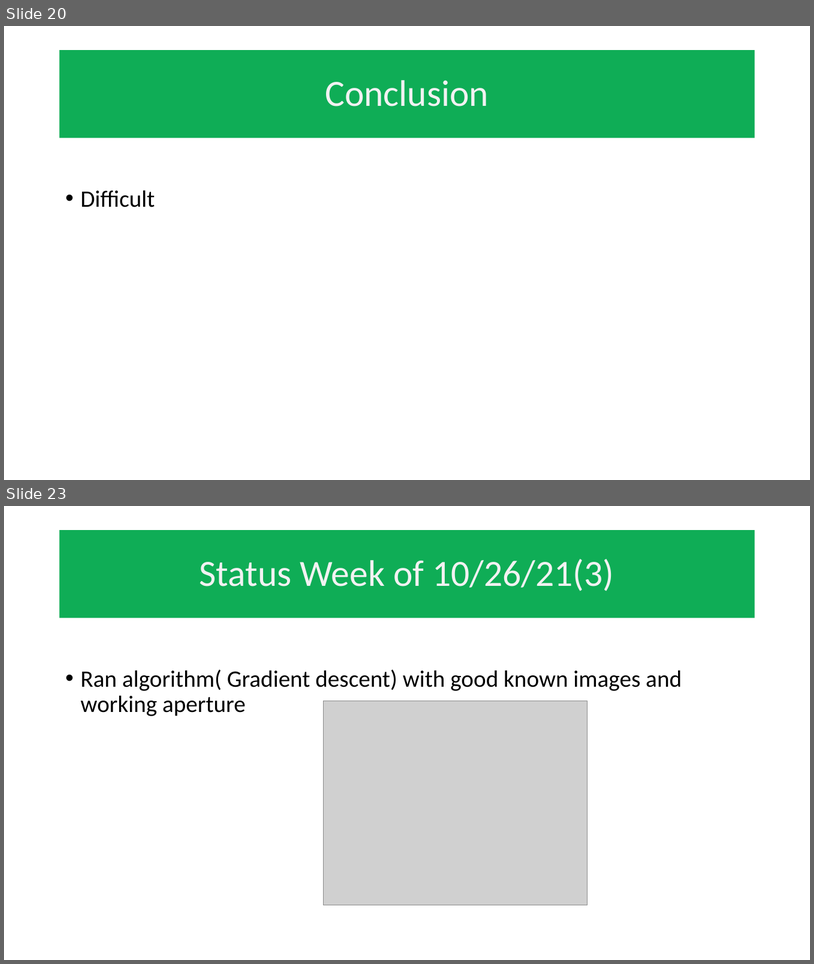
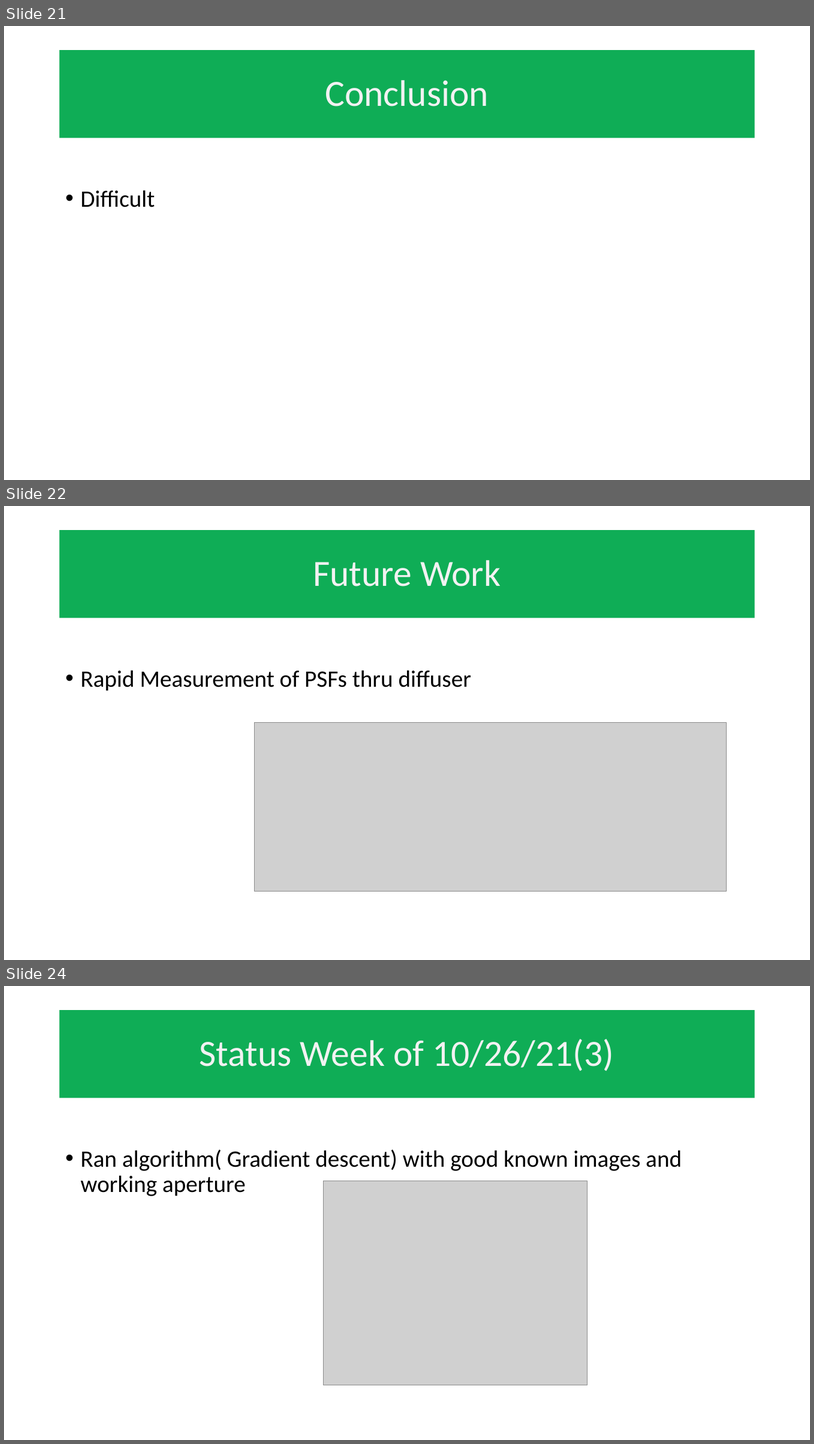
Before and after one commit to mathFPGAseek/und_eecs590_F21, a slide deck: diffuser_cam_20211202_rev1.pptx. Shown one above the other, each under a label of ours: slides 20 and 23 before the commit, slides 21, 22 and 24 after it; the slides between them are not shown. The pictures are 814x964 and 814x1444 pixels, drawn with LibreOffice and Linux fonts; fonts in the diff are those of the drawing; grey boxes stand for pictures; background and template pictures are left out. Boxes give left, top, right and bottom in pixels: in the first picture for what was removed or moved away, otherwise in the second. Text is boxed around its words. In the diff, an @@ line names an element or a change of style, - is before the commit and + after.

```diff
--- a/diffuser_cam_20211202_rev1.pptx
+++ b/diffuser_cam_20211202_rev1.pptx
@@ slide 22 added at [4,506,810,960], background #FFFFFF @@
@@ title added at [60,530,755,618], fill #0FAD56, 44 pt, text #F2F2F2 @@
+Future Work
@@ text added at [81,670,471,691], 28 pt, text #000000 @@
+• Rapid Measurement of PSFs thru diffuser
@@ picture added at [254,723,727,891] @@
@@ what was slide 20 is now slide 21 @@
@@ what was slide 23 is now slide 24 @@
```
Also in this commit, not shown: 10 slides changed, 1 other slide added, 1 slide removed.
